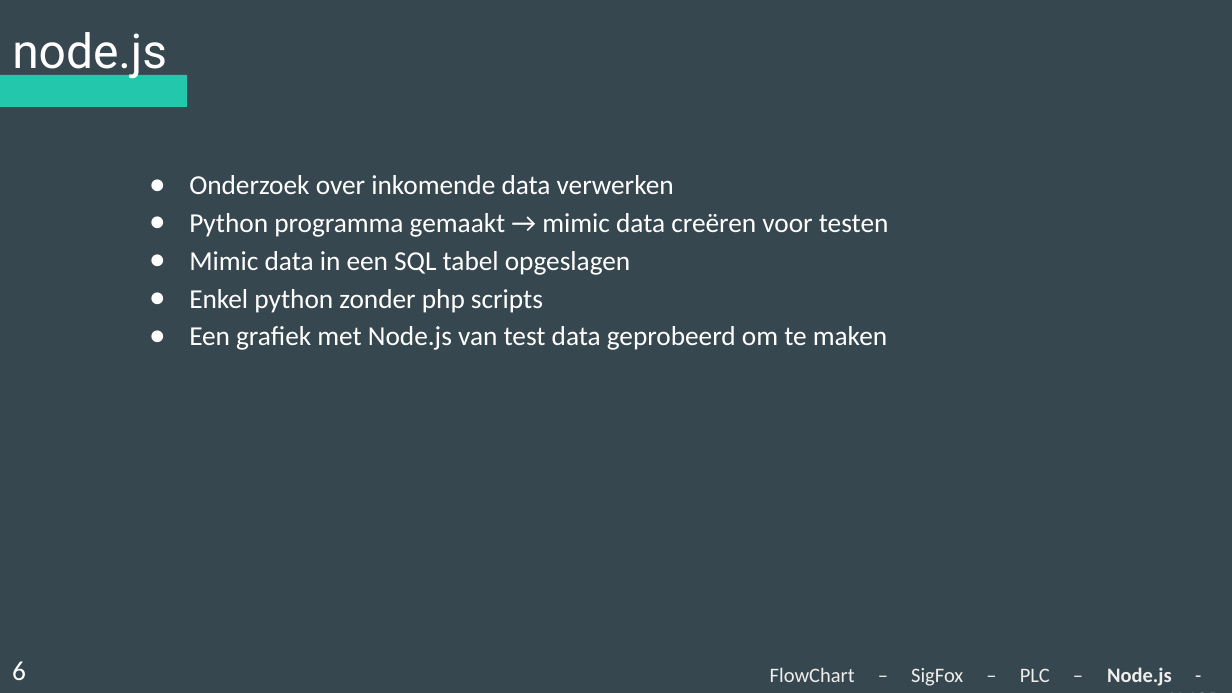
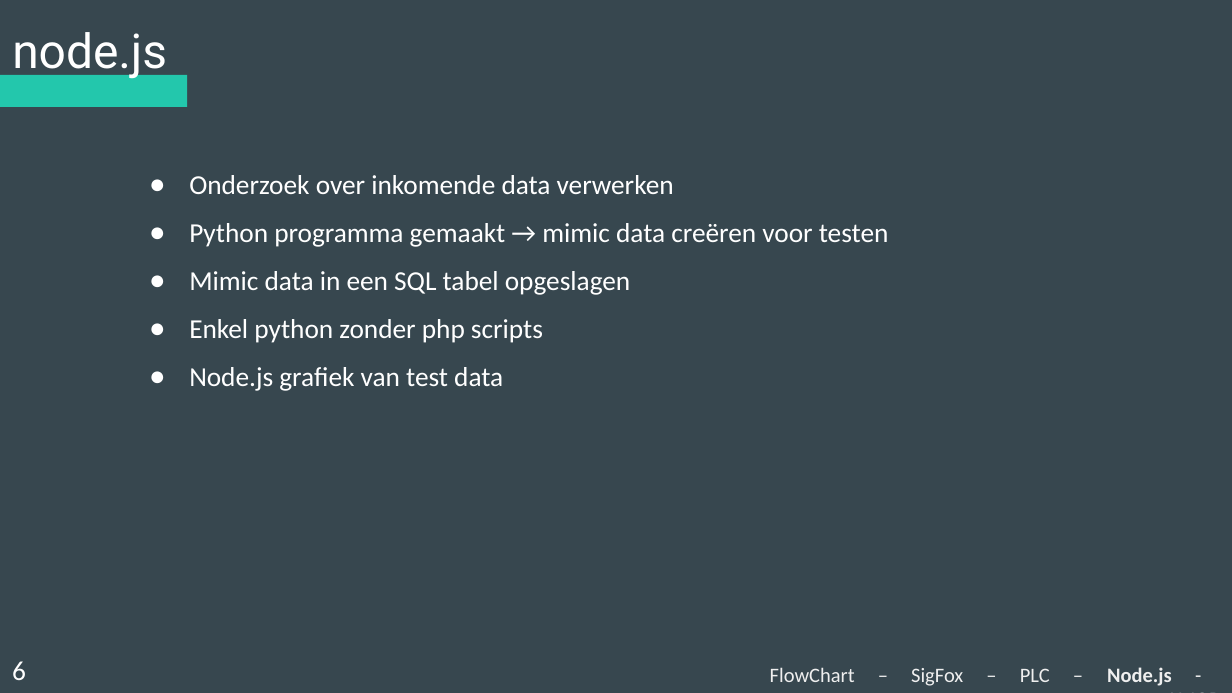
Before and after one commit to Koffiejoe/IA-EnOcean, a slide deck: slide 6 of Presentaties/2Wekelijkse PowerPoint/nieuweppt.pptx. Drawn at 1232x693 pixels with LibreOffice and Linux fonts; fonts in the diff are those of the drawing. Boxes give left, top, right and bottom in pixels: in the first picture for what was removed or moved away, otherwise in the second. Text is boxed around its words. In the diff, an @@ line names an element or a change of style, - is before the commit and + after.

```diff
--- a/Presentaties/2Wekelijkse PowerPoint/nieuweppt.pptx
+++ b/Presentaties/2Wekelijkse PowerPoint/nieuweppt.pptx
@@ text at <box>189,175,889,343</box>: more space between paragraphs @@
@@ text at <box>189,367,503,391</box>: text changed @@
-● Een grafiek met Node.js van test data geprobeerd om te maken
+● Node.js grafiek van test data
```
Also in this commit, not shown: 4 other slides changed, 2 other files.
